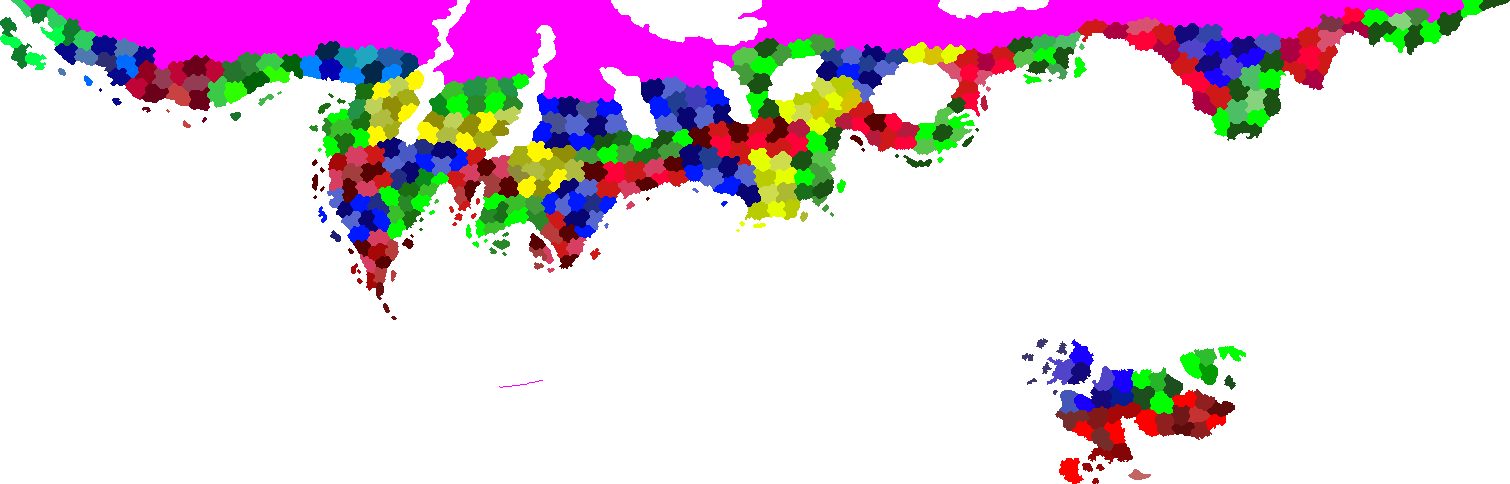
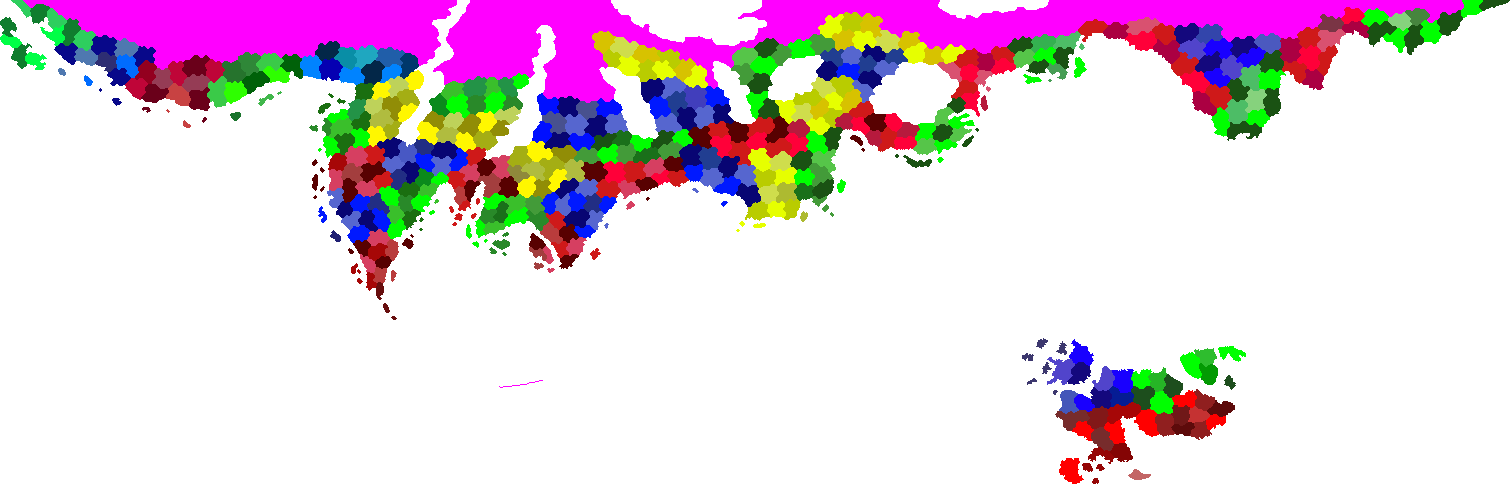
Two versions of the same layered image (w=1510, h=484). Layer-by-layer changes:
painted on "Вставленный слой" over [592, 12, 920, 88]
